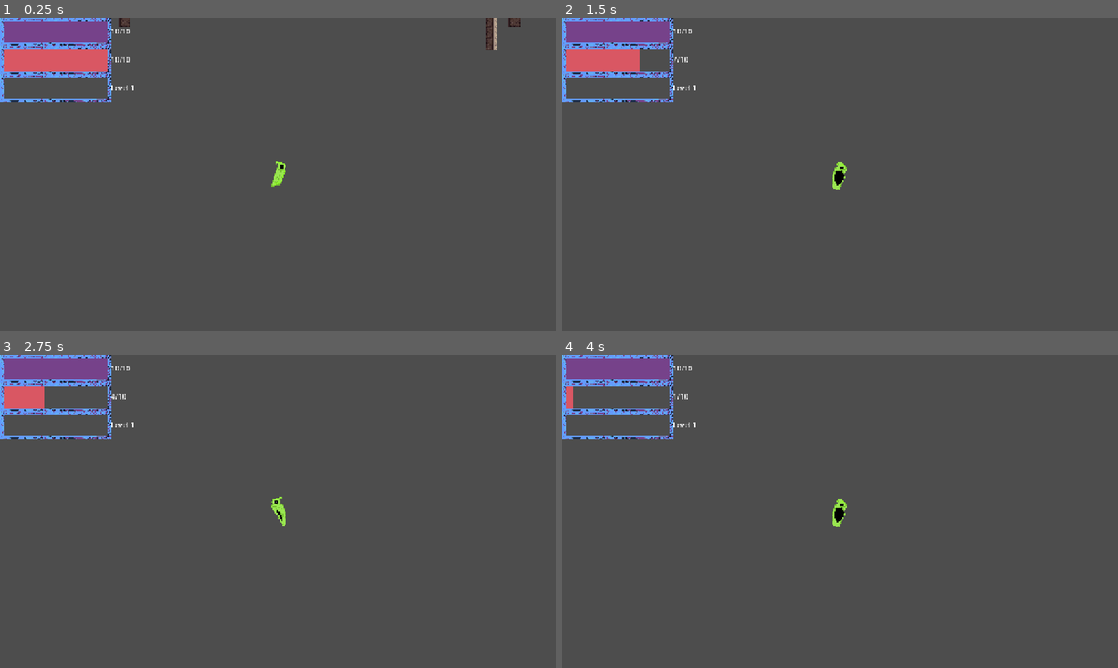
Above: before the commit, frames 1-4 (two rows, left to right).
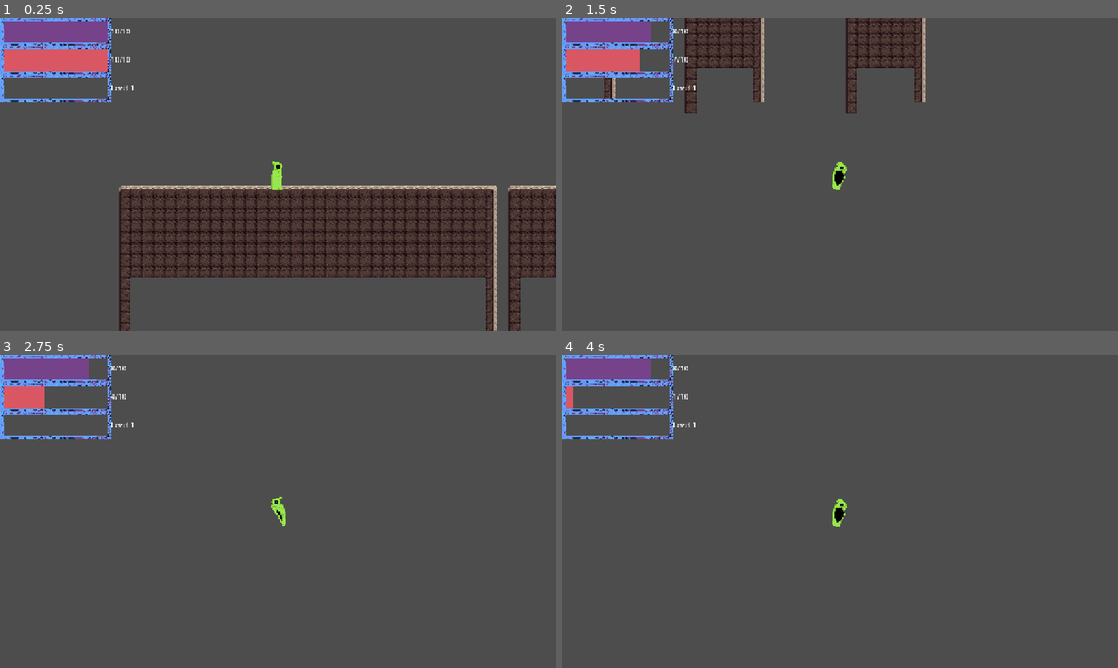
Above: after the commit, the same moments.

Repository: BigGaetan/Doom-rogue-like
Game: Godot game, scene res://scenes/level_test.tscn
Two runs of this game, one before a commit and one after it. Both use one fixed random seed, a clock stepped at 60 frames per second and the inputs below. This scene is started directly instead of the project's main scene.
Inputs:
- Up to frame 1 (0.25 s): no input
- Up to frame 2 (1.5 s): tap Enter (ui_accept) at 0.5, 0.77 s; hold Right (ui_right) from 0.53 s (still down); tap E (cast_spell) at 0.6, 1.35 s
- Up to frame 3 (2.75 s): tap Enter (ui_accept) at 1.52 s; release Right (ui_right) at 2.03 s; hold Left (ui_left) from 2.03 s (still down); tap E (cast_spell) at 2.1 s
- Up to frame 4 (4 s): tap Enter (ui_accept) at 2.75, 3.02, 3.77 s; release Left (ui_left) at 2.78 s; hold Right (ui_right) from 2.78 s (still down); tap E (cast_spell) at 2.85, 3.6 s

The runs differ from the first frame. In frame 1, 14% of the frame differs, in the area x 21-100%, y 0-100%; in frame 2, 3.7%; in frame 3, 0.3%; in frame 4, 0.3%.

Commit message:
level test edit

Diff:
--- a/scenes/level_test.tscn
+++ b/scenes/level_test.tscn
@@ -707,41 +707,71 @@
 0:3/0 = 0
 1:3/0 = 0
 2:3/0 = 0
+2:3/0/physics_layer_0/polygon_0/points = PackedVector2Array(16, -5, 16, 16, -16, 16, -16, -5)
 3:3/0 = 0
+3:3/0/physics_layer_0/polygon_0/points = PackedVector2Array(16, -5, 16, 16, -16, 16, -16, -5)
 4:3/0 = 0
+4:3/0/physics_layer_0/polygon_0/points = PackedVector2Array(16, -5, 16, 16, -16, 16, -16, -5)
 5:3/0 = 0
+5:3/0/physics_layer_0/polygon_0/points = PackedVector2Array(16, -5, 16, 16, -16, 16, -16, -5)
 8:3/0 = 0
+8:3/0/physics_layer_0/polygon_0/points = PackedVector2Array(16, -5, 16, 16, -16, 16, -16, -5)
 9:3/0 = 0
+9:3/0/physics_layer_0/polygon_0/points = PackedVector2Array(16, -5, 16, 16, -16, 16, -16, -5)
 10:3/0 = 0
+10:3/0/physics_layer_0/polygon_0/points = PackedVector2Array(16, -5, 16, 16, -16, 16, -16, -5)
 11:3/0 = 0
+11:3/0/physics_layer_0/polygon_0/points = PackedVector2Array(16, -5, 16, 16, -16, 16, -16, -5)
 2:4/0 = 0
+2:4/0/physics_layer_0/polygon_0/points = PackedVector2Array(16, -5, 16, 16, -16, 16, -16, -5)
 3:4/0 = 0
+3:4/0/physics_layer_0/polygon_0/points = PackedVector2Array(16, -5, 16, 16, -16, 16, -16, -5)
 4:4/0 = 0
+4:4/0/physics_layer_0/polygon_0/points = PackedVector2Array(16, -5, 16, 16, -16, 16, -16, -5)
 5:4/0 = 0
+5:4/0/physics_layer_0/polygon_0/points = PackedVector2Array(16, -5, 16, 16, -16, 16, -16, -5)
 7:4/0 = 0
+7:4/0/physics_layer_0/polygon_0/points = PackedVector2Array(16, -5, 16, 16, -16, 16, -16, -5)
 8:4/0 = 0
+8:4/0/physics_layer_0/polygon_0/points = PackedVector2Array(16, -5, 16, 16, -16, 16, -16, -5)
 9:4/0 = 0
+9:4/0/physics_layer_0/polygon_0/points = PackedVector2Array(16, -5, 16, 16, -16, 16, -16, -5)
 10:4/0 = 0
+10:4/0/physics_layer_0/polygon_0/points = PackedVector2Array(16, -5, 16, 16, -16, 16, -16, -5)
 11:4/0 = 0
+11:4/0/physics_layer_0/polygon_0/points = PackedVector2Array(16, -5, 16, 16, -16, 16, -16, -5)
 25:4/0 = 0
 26:4/0 = 0
 27:4/0 = 0
 28:4/0 = 0
 2:5/0 = 0
+2:5/0/physics_layer_0/polygon_0/points = PackedVector2Array(16, -5, 16, 16, -16, 16, -16, -5)
 3:5/0 = 0
+3:5/0/physics_layer_0/polygon_0/points = PackedVector2Array(16, -5, 16, 16, -16, 16, -16, -5)
 4:5/0 = 0
+4:5/0/physics_layer_0/polygon_0/points = PackedVector2Array(16, -5, 16, 16, -16, 16, -16, -5)
 5:5/0 = 0
+5:5/0/physics_layer_0/polygon_0/points = PackedVector2Array(16, -5, 16, 16, -16, 16, -16, -5)
 8:5/0 = 0
 9:5/0 = 0
+9:5/0/physics_layer_0/polygon_0/points = PackedVector2Array(16, -5, 16, 16, -16, 16, -16, -5)
 10:5/0 = 0
+10:5/0/physics_layer_0/polygon_0/points = PackedVector2Array(16, -5, 16, 16, -16, 16, -16, -5)
 2:6/0 = 0
+2:6/0/physics_layer_0/polygon_0/points = PackedVector2Array(16, -5, 16, 16, -16, 16, -16, -5)
 3:6/0 = 0
 4:6/0 = 0
+4:6/0/physics_layer_0/polygon_0/points = PackedVector2Array(16, -5, 16, 16, -16, 16, -16, -5)
 5:6/0 = 0
+5:6/0/physics_layer_0/polygon_0/points = PackedVector2Array(16, -5, 16, 16, -16, 16, -16, -5)
 7:6/0 = 0
+7:6/0/physics_layer_0/polygon_0/points = PackedVector2Array(16, -5, 16, 16, -16, 16, -16, -5)
 8:6/0 = 0
+8:6/0/physics_layer_0/polygon_0/points = PackedVector2Array(16, -5, 16, 16, -16, 16, -16, -5)
 9:6/0 = 0
+9:6/0/physics_layer_0/polygon_0/points = PackedVector2Array(16, -5, 16, 16, -16, 16, -16, -5)
 10:6/0 = 0
+10:6/0/physics_layer_0/polygon_0/points = PackedVector2Array(16, -5, 16, 16, -16, 16, -16, -5)
 16:6/0 = 0
 17:6/0 = 0
 18:6/0 = 0
@@ -757,9 +787,13 @@
 28:6/0 = 0
 29:6/0 = 0
 7:7/0 = 0
+7:7/0/physics_layer_0/polygon_0/points = PackedVector2Array(16, -5, 16, 16, -16, 16, -16, -5)
 8:7/0 = 0
+8:7/0/physics_layer_0/polygon_0/points = PackedVector2Array(16, -5, 16, 16, -16, 16, -16, -5)
 9:7/0 = 0
+9:7/0/physics_layer_0/polygon_0/points = PackedVector2Array(16, -5, 16, 16, -16, 16, -16, -5)
 10:7/0 = 0
+10:7/0/physics_layer_0/polygon_0/points = PackedVector2Array(16, -5, 16, 16, -16, 16, -16, -5)
 16:7/0 = 0
 17:7/0 = 0
 18:7/0 = 0
@@ -775,11 +809,17 @@
 28:7/0 = 0
 29:7/0 = 0
 3:8/0 = 0
+3:8/0/physics_layer_0/polygon_0/points = PackedVector2Array(16, -5, 16, 16, -16, 16, -16, -5)
 4:8/0 = 0
+4:8/0/physics_layer_0/polygon_0/points = PackedVector2Array(16, -5, 16, 16, -16, 16, -16, -5)
 5:8/0 = 0
+5:8/0/physics_layer_0/polygon_0/points = PackedVector2Array(16, -5, 16, 16, -16, 16, -16, -5)
 7:8/0 = 0
+7:8/0/physics_layer_0/polygon_0/points = PackedVector2Array(16, -5, 16, 16, -16, 16, -16, -5)
 8:8/0 = 0
+8:8/0/physics_layer_0/polygon_0/points = PackedVector2Array(16, -5, 16, 16, -16, 16, -16, -5)
 9:8/0 = 0
+9:8/0/physics_layer_0/polygon_0/points = PackedVector2Array(16, -5, 16, 16, -16, 16, -16, -5)
 15:8/0 = 0
 16:8/0 = 0
 17:8/0 = 0
@@ -796,10 +836,15 @@
 28:8/0 = 0
 29:8/0 = 0
 3:9/0 = 0
+3:9/0/physics_layer_0/polygon_0/points = PackedVector2Array(16, -5, 16, 16, -16, 16, -16, -5)
 4:9/0 = 0
+4:9/0/physics_layer_0/polygon_0/points = PackedVector2Array(16, -5, 16, 16, -16, 16, -16, -5)
 5:9/0 = 0
+5:9/0/physics_layer_0/polygon_0/points = PackedVector2Array(16, -5, 16, 16, -16, 16, -16, -5)
 10:9/0 = 0
+10:9/0/physics_layer_0/polygon_0/points = PackedVector2Array(16, -5, 16, 16, -16, 16, -16, -5)
 11:9/0 = 0
+11:9/0/physics_layer_0/polygon_0/points = PackedVector2Array(16, -5, 16, 16, -16, 16, -16, -5)
 15:9/0 = 0
 16:9/0 = 0
 17:9/0 = 0
@@ -816,32 +861,53 @@
 28:9/0 = 0
 29:9/0 = 0
 2:10/0 = 0
+2:10/0/physics_layer_0/polygon_0/points = PackedVector2Array(16, -5, 16, 16, -16, 16, -16, -5)
 3:10/0 = 0
+3:10/0/physics_layer_0/polygon_0/points = PackedVector2Array(16, -5, 16, 16, -16, 16, -16, -5)
 4:10/0 = 0
+4:10/0/physics_layer_0/polygon_0/points = PackedVector2Array(16, -5, 16, 16, -16, 16, -16, -5)
 5:10/0 = 0
+5:10/0/physics_layer_0/polygon_0/points = PackedVector2Array(16, -5, 16, 16, -16, 16, -16, -5)
 6:10/0 = 0
+6:10/0/physics_layer_0/polygon_0/points = PackedVector2Array(16, -5, 16, 16, -16, 16, -16, -5)
 7:10/0 = 0
+7:10/0/physics_layer_0/polygon_0/points = PackedVector2Array(16, -5, 16, 16, -16, 16, -16, -5)
 10:10/0 = 0
+10:10/0/physics_layer_0/polygon_0/points = PackedVector2Array(16, -5, 16, 16, -16, 16, -16, -5)
 17:10/0 = 0
 18:10/0 = 0
 2:11/0 = 0
+2:11/0/physics_layer_0/polygon_0/points = PackedVector2Array(16, -5, 16, 16, -16, 16, -16, -5)
 3:11/0 = 0
+3:11/0/physics_layer_0/polygon_0/points = PackedVector2Array(16, -5, 16, 16, -16, 16, -16, -5)
 4:11/0 = 0
+4:11/0/physics_layer_0/polygon_0/points = PackedVector2Array(16, -5, 16, 16, -16, 16, -16, -5)
 5:11/0 = 0
+5:11/0/physics_layer_0/polygon_0/points = PackedVector2Array(16, -5, 16, 16, -16, 16, -16, -5)
 6:11/0 = 0
+6:11/0/physics_layer_0/polygon_0/points = PackedVector2Array(16, -5, 16, 16, -16, 16, -16, -5)
 7:11/0 = 0
+7:11/0/physics_layer_0/polygon_0/points = PackedVector2Array(16, -5, 16, 16, -16, 16, -16, -5)
 10:11/0 = 0
+10:11/0/physics_layer_0/polygon_0/points = PackedVector2Array(16, -5, 16, 16, -16, 16, -16, -5)
 11:11/0 = 0
+11:11/0/physics_layer_0/polygon_0/points = PackedVector2Array(16, -5, 16, 16, -16, 16, -16, -5)
 16:11/0 = 0
 17:11/0 = 0
 18:11/0 = 0
 19:11/0 = 0
 2:12/0 = 0
+2:12/0/physics_layer_0/polygon_0/points = PackedVector2Array(16, -5, 16, 16, -16, 16, -16, -5)
 3:12/0 = 0
+3:12/0/physics_layer_0/polygon_0/points = PackedVector2Array(16, -5, 16, 16, -16, 16, -16, -5)
 4:12/0 = 0
+4:12/0/physics_layer_0/polygon_0/points = PackedVector2Array(16, -5, 16, 16, -16, 16, -16, -5)
 5:12/0 = 0
+5:12/0/physics_layer_0/polygon_0/points = PackedVector2Array(16, -5, 16, 16, -16, 16, -16, -5)
 6:12/0 = 0
+6:12/0/physics_layer_0/polygon_0/points = PackedVector2Array(16, -5, 16, 16, -16, 16, -16, -5)
 7:12/0 = 0
+7:12/0/physics_layer_0/polygon_0/points = PackedVector2Array(16, -5, 16, 16, -16, 16, -16, -5)
 15:12/0 = 0
 16:12/0 = 0
 17:12/0 = 0
@@ -849,8 +915,11 @@
 19:12/0 = 0
 20:12/0 = 0
 3:13/0 = 0
+3:13/0/physics_layer_0/polygon_0/points = PackedVector2Array(16, -5, 16, 16, -16, 16, -16, -5)
 4:13/0 = 0
+4:13/0/physics_layer_0/polygon_0/points = PackedVector2Array(16, -5, 16, 16, -16, 16, -16, -5)
 5:13/0 = 0
+5:13/0/physics_layer_0/polygon_0/points = PackedVector2Array(16, -5, 16, 16, -16, 16, -16, -5)
 15:13/0 = 0
 16:13/0 = 0
 17:13/0 = 0
@@ -1038,28 +1107,46 @@
 10:29/0 = 0
 11:29/0 = 0
 1:4/0 = 0
+1:4/0/physics_layer_0/polygon_0/points = PackedVector2Array(16, -5, 16, 16, -16, 16, -16, -5)
 1:5/0 = 0
+1:5/0/physics_layer_0/polygon_0/points = PackedVector2Array(16, -5, 16, 16, -16, 16, -16, -5)
 1:6/0 = 0
+1:6/0/physics_layer_0/polygon_0/points = PackedVector2Array(16, -5, 16, 16, -16, 16, -16, -5)
 1:1/0 = 0
 2:1/0 = 0
 3:1/0 = 0
 5:1/0 = 0
 4:1/0 = 0
 1:10/0 = 0
+1:10/0/physics_layer_0/polygon_0/points = PackedVector2Array(16, -5, 16, 16, -16, 16, -16, -5)
 1:11/0 = 0
+1:11/0/physics_layer_0/polygon_0/points = PackedVector2Array(16, -5, 16, 16, -16, 16, -16, -5)
 1:12/0 = 0
+1:12/0/physics_layer_0/polygon_0/points = PackedVector2Array(16, -5, 16, 16, -16, 16, -16, -5)
 3:14/0 = 0
+3:14/0/physics_layer_0/polygon_0/points = PackedVector2Array(16, -5, 16, 16, -16, 16, -16, -5)
 4:14/0 = 0
+4:14/0/physics_layer_0/polygon_0/points = PackedVector2Array(16, -5, 16, 16, -16, 16, -16, -5)
 5:14/0 = 0
+5:14/0/physics_layer_0/polygon_0/points = PackedVector2Array(16, -5, 16, 16, -16, 16, -16, -5)
 12:3/0 = 0
+12:3/0/physics_layer_0/polygon_0/points = PackedVector2Array(16, -5, 16, 16, -16, 16, -16, -5)
 13:3/0 = 0
+13:3/0/physics_layer_0/polygon_0/points = PackedVector2Array(16, -5, 16, 16, -16, 16, -16, -5)
 14:3/0 = 0
+14:3/0/physics_layer_0/polygon_0/points = PackedVector2Array(16, -5, 16, 16, -16, 16, -16, -5)
 14:4/0 = 0
+14:4/0/physics_layer_0/polygon_0/points = PackedVector2Array(16, -5, 16, 16, -16, 16, -16, -5)
 13:4/0 = 0
+13:4/0/physics_layer_0/polygon_0/points = PackedVector2Array(16, -5, 16, 16, -16, 16, -16, -5)
 12:4/0 = 0
+12:4/0/physics_layer_0/polygon_0/points = PackedVector2Array(16, -5, 16, 16, -16, 16, -16, -5)
 12:9/0 = 0
+12:9/0/physics_layer_0/polygon_0/points = PackedVector2Array(16, -5, 16, 16, -16, 16, -16, -5)
 12:10/0 = 0
+12:10/0/physics_layer_0/polygon_0/points = PackedVector2Array(16, -5, 16, 16, -16, 16, -16, -5)
 12:11/0 = 0
+12:11/0/physics_layer_0/polygon_0/points = PackedVector2Array(16, -5, 16, 16, -16, 16, -16, -5)
 
 [sub_resource type="TileSet" id="TileSet_6g5uf"]
 tile_size = Vector2i(32, 32)
